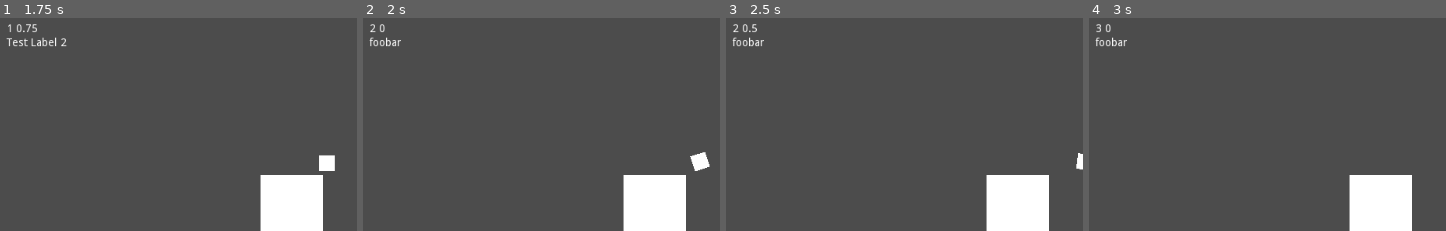
Above: before the commit, frames 1-4 (left to right).
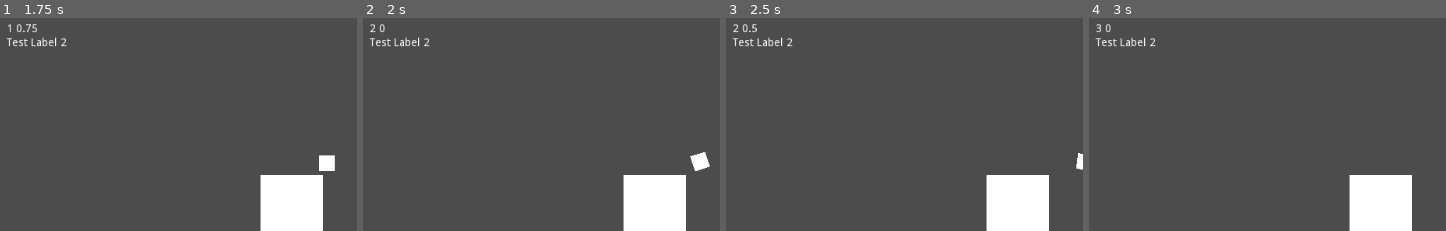
Above: after the commit, the same moments.

Repository: ajahar/FGJ_2020
Game: Godot game, scene res://Play.tscn
The game is run twice, just before and just after one commit, with the same random seed, the same clock (stepped at 60 frames per second) and the same inputs.
Inputs:
- Up to frame 1 (1.75 s): no input
- Up to frame 2 (2 s): no input
- Up to frame 3 (2.5 s): no input
- Up to frame 4 (3 s): no input
The pictures show only the part of the screen within x 0-50%, y 0-50%; the shares and areas given below are measured in that part.

Frame 1 is identical in both runs. In frame 2, 0.4% of the frame differs, in the area x 1-19%, y 8-14%; in frame 3, 0.4%; in frame 4, 0.4%.

Commit message:
Comment out test signal

Diff:
--- a/Systems/GameManager.gd
+++ b/Systems/GameManager.gd
@@ -18,5 +18,5 @@
 		game_timer = 0.0
 		play_time += 1
 
-	if play_time == 2:
-		emit_signal("update_score", "foobar")
+	#if play_time == 2:
+	#	emit_signal("update_score", "foobar")
